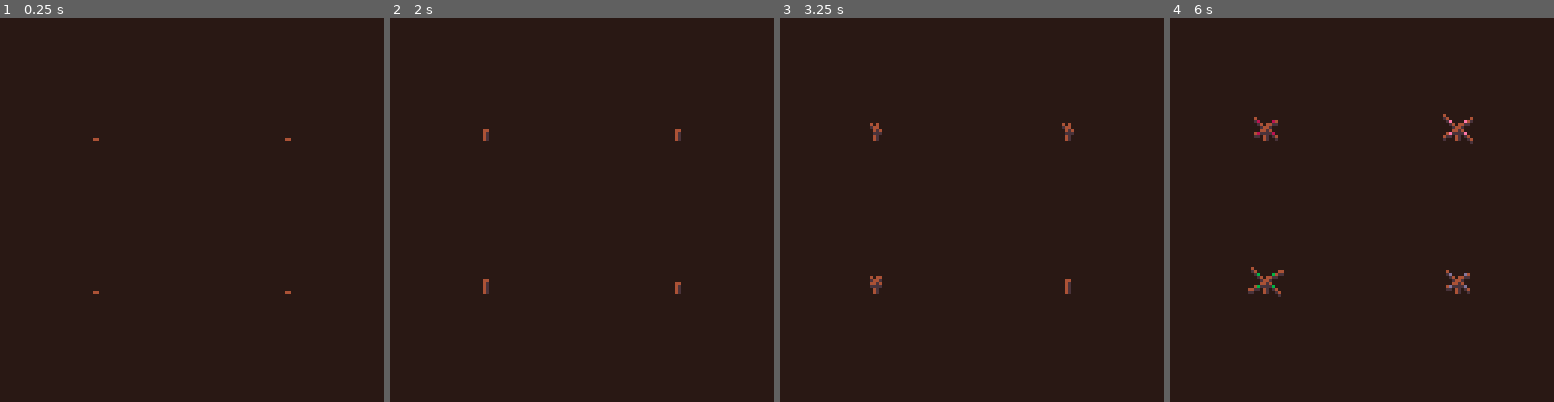
Above: before the commit, frames 1-4 (left to right).
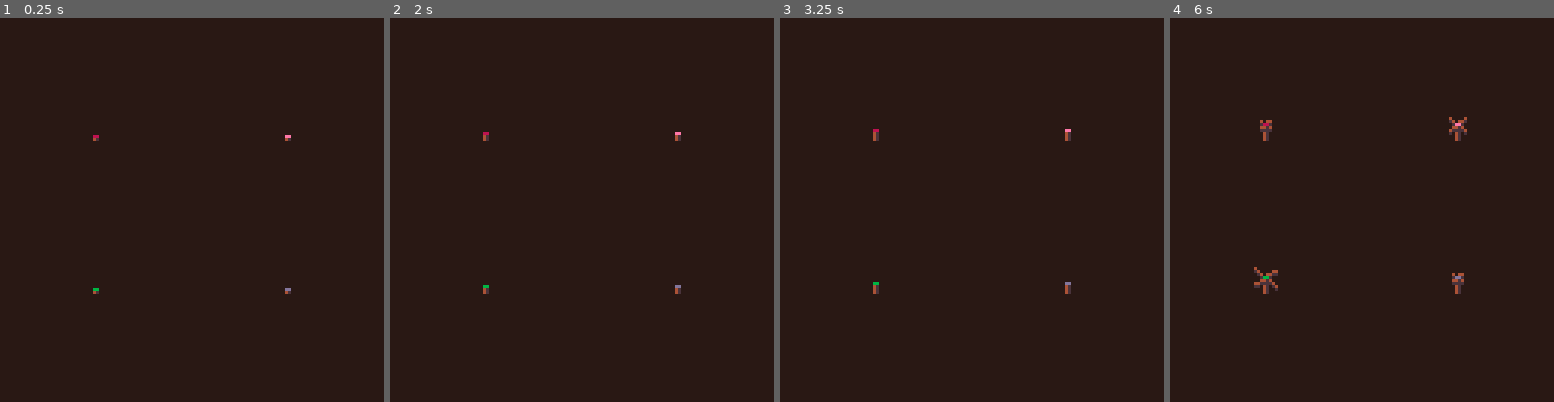
Above: after the commit, the same moments.

Repository: erwinbonsma/WhereToRootPico8
Game: PICO-8 cartridge wheretoroot.p8
Same seed, same stepped clock (60 frames per second), same inputs: the game is played once before the commit and once after it.
Inputs:
- Up to frame 1 (0.25 s): no input
- Up to frame 2 (2 s): no input
- Up to frame 3 (3.25 s): no input
- Up to frame 4 (6 s): no input

The runs differ from the first frame. In frame 1, less than 0.1% of the frame differs, in the area x 24-76%, y 30-72%; in frame 2, 0.1%; in frame 3, 0.2%; in frame 4, 1.0%, in the area x 20-79%, y 25-73%.

Commit message:
More minor tweaks

Diff:
--- a/wheretoroot.p8
+++ b/wheretoroot.p8
@@ -2,7 +2,7 @@
 version 35
 __lua__
 frate=30
-seed_r=2
+seed_r=2.5
 tree_r=3
 branch_l=8
 yscale=0.8
@@ -127,8 +127,8 @@
 
 function cellgrid:fits(x,y,r,objx)
  if (
-  x<r or x>self.w-r or
-  y<r or y>self.h-r
+  x<0 or x>self.w-1 or
+  y<0 or y>self.h-1
  ) then
   return false
  end
@@ -208,7 +208,7 @@
  o.dy=dy
  o.age=0
  o.growrate=(
-  0.02+rnd(0.03)
+  0.1+rnd(0.02)
  )/frate
  o.speed=o.speed or 0.1
  o.moving=true
@@ -218,15 +218,22 @@
 
 function seed:update()
  self.age+=self.growrate
+
  if self.age>1 then
-  --root and change into tree
+  --root if there's room
   local t=tree:new(
    self.x,self.y,{
     family=self.family
    }
   )
-  grid:add(t)
-  add(trees,t)
+
+  if grid:fits(
+   t.x,t.y,t.r,self
+  ) then
+   grid:add(t)
+   add(trees,t)
+  end
+
   return true
  end
 
@@ -261,7 +268,7 @@
 
  o.x=x
  o.y=y
- o.r=o.r or 3
+ o.r=o.r or tree_r
  o.growrate=(
   0.04+rnd(0.02)
  )/frate
@@ -322,28 +329,42 @@
 end
 
 tree_sprites={
- 192,208,193,209,194,210,195,
- 211,196,212,
- 197,199,201,203,205,224,226,
- 228,230,232,234,236,238
+ 192,193,208,209,
+ 194,196,198,200,202,204,206,
+ 224,226,228,230,232,234
 }
 
 function tree:draw_trunk()
+ local h=min(self.age*16,4)
+
+ local x=self.x
+ local y=self.y*yscale
+ line(x,y,x,y-h,4)
+ line(x+1,y,x+1,y-h,5)
+ line(
+  x,y-h-1,x+1,y-h-1,
+  self.family.p[6]
+ )
+end
+
+function tree:draw_crown()
+ if (self.age<=0.25) return
+
  local si=min(
-  ceil(self.age*36),23
+  ceil((self.age-0.25)*36),17
  )
  pal(7,self.family.p[6])
- if si<11 then
+ if si<5 then
   spr(
    tree_sprites[si],
    self.x-3,
-   self.y*yscale-7
+   self.y*yscale-8
   )
  else
   spr(
    tree_sprites[si],
    self.x-7,
-   self.y*yscale-10,
+   self.y*yscale-11,
    2,2
   )
  end
@@ -359,7 +380,7 @@
 
  pal(self.family.p)
  for s in all(self.seeds) do
-  spr(si,s.x-1,s.y*yscale-7)
+  spr(si,s.x-1,s.y*yscale-8)
  end
  pal(0)
 end
@@ -403,6 +424,7 @@
  cls()
  foreach(seeds,seed.draw)
  foreach(trees,tree.draw_trunk)
+ foreach(trees,tree.draw_crown)
  foreach(trees,tree.draw_seeds)
 end
 
Not shown, changed: 30 lines of the sprite sheet (__gfx__) section of wheretoroot.p8
